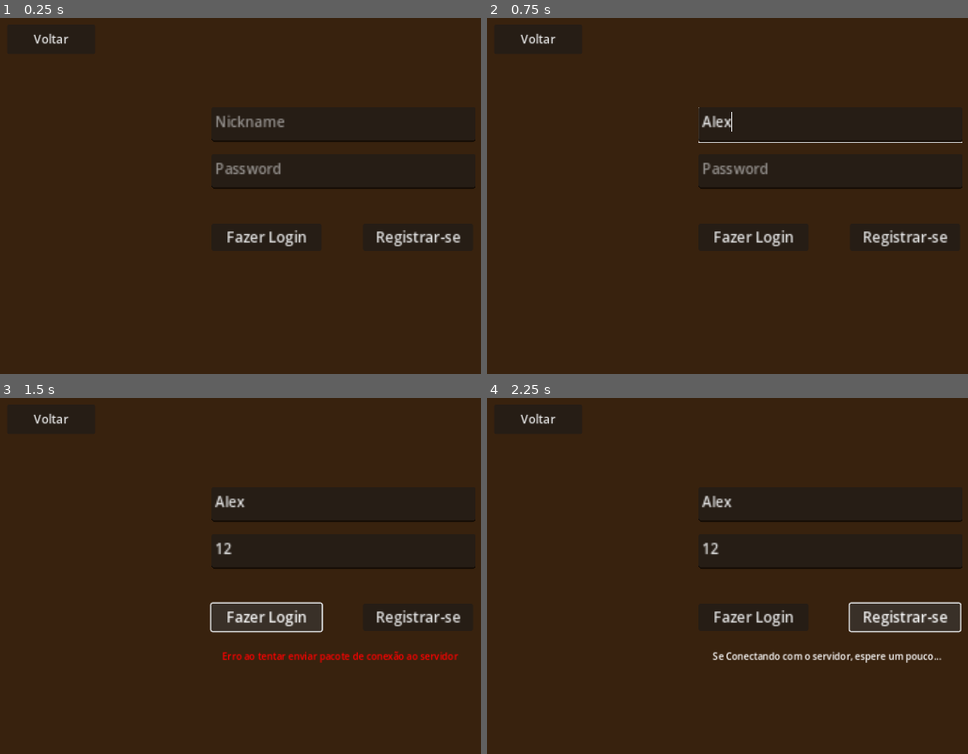
Above: before the commit, frames 1-4 (two rows, left to right).
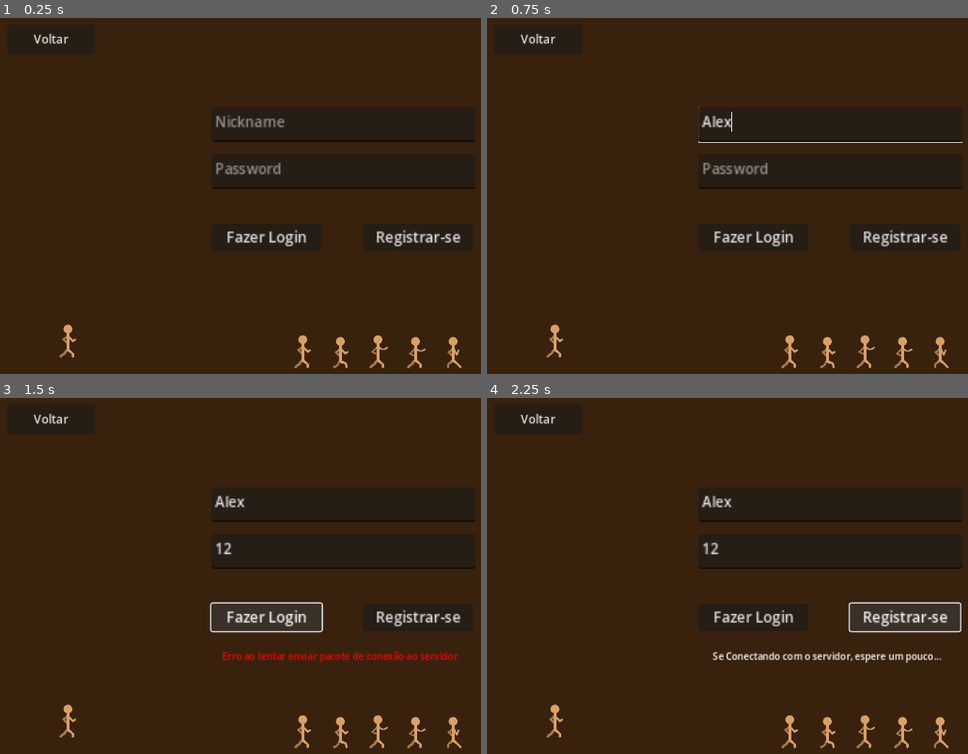
Above: after the commit, the same moments.

Repository: Juandbpimentel/redes-de-computadores
Game: Godot game, scene res://scenes/LoginScreen.tscn
Two runs of this game, one before a commit and one after it. Both use one fixed random seed, a clock stepped at 60 frames per second and the inputs below.
Inputs (mouse positions are in pixels of both pictures, inside the frame that each line leads up to):
- Up to frame 1 (0.25 s): no input
- Up to frame 2 (0.75 s): click (828, 124) at 0.52 s; type "Alex" at 0.6 s
- Up to frame 3 (1.5 s): click (341, 551) at 0.75 s; type "12" at 0.83 s; click "Fazer Login" at 1.25 s
- Up to frame 4 (2.25 s): click "Registrar-se" at 2 s

The runs differ from the first frame. In frame 1, 0.7% of the frame differs, in the area x 12-97%, y 86-99%; in frame 2, 0.7%; in frame 3, 0.7%; in frame 4, 0.7%.

Commit message:
finalizando tela de login

Diff:
--- a/praticas/projeto-final/game/classes/NetworkUtils.gd
+++ b/praticas/projeto-final/game/classes/NetworkUtils.gd
@@ -167,6 +167,7 @@
 
 static func alocAllSockets():
 	alocRecieverSocket()
+	UPNPJava.addPortMapping(EnvironmentVariables.portaDoSocketDeRecebimentoDePacotesUDPPadrao, EnvironmentVariables.portaDoSocketDeRecebimentoDePacotesUDPPadrao, "udp")
 	alocCommunicationSocket()
 	alocBroadcastSocket()
 	Globals.isNetworkConfigured = true
@@ -178,28 +179,5 @@
 	Globals.serverCommunicationSocket.disconnect_from_host()
 	Globals.serverBroadcastSocket.disconnect_from_host()
 	Globals.serverBroadcastSocket.disconnect_from_host()
+	UPNPJava.deletePortMapping(EnvironmentVariables.portaDoSocketDeRecebimentoDePacotesUDPPadrao,EnvironmentVariables.portaDoSocketDeRecebimentoDePacotesUDPPadrao, "udp")
 	Globals.isNetworkConfigured = false
-
-
-static func fazerUpnp(porta:int) -> Error:
-	var upnp = UPNP.new()
-	var discover_result = upnp.discover(2000)
-
-
-	if discover_result != UPNP.UPNP_RESULT_SUCCESS:
-		push_error(str(discover_result))
-		print("houve um erro ao tentar descobrir o upnp")
-		return discover_result
-
-	for i in range(upnp.get_device_count()):
-		print("Device ",i,": ", upnp.get_device(i).description_url)
-
-	var upnpGateway:UPNPDevice = upnp.get_gateway()
-
-	var err = upnpGateway.add_port_mapping(porta, porta, ProjectSettings.get_setting("application/config/name"), "UDP", 0)
-
-	if err != OK:
-		push_error(str(err))
-		print("houve um erro ao tentar fazer o upnp")
-		return err
-	return OK
--- /dev/null
+++ b/praticas/projeto-final/game/classes/UPNPjava.gd
@@ -0,0 +1,60 @@
+class_name UPNPJava extends Node
+
+# add port mapping
+# java -jar portmapper-2.2.3.jar -add -externalPort 10001 -internalPort 10001  -protocol udp -lib org.chris.portmapper.router.weupnp.WeUPnPRouterFactory
+# remove port mapping
+# java -jar portmapper-2.2.3.jar -delete -externalPort 10001 -protocol udp -lib org.chris.portmapper.router.weupnp.WeUPnPRouterFactory
+
+static func addPortMapping(externalPort:int, internalPort:int, protocol:String) -> Error:
+    if OS.get_name() == "Linux":
+        var change_dir_arguments = "cd {jarPackagePath}"
+        var jarPackagePath = ProjectSettings.globalize_path("res://utilities")
+        var execute_arguments = "java -jar portmapper-2.2.3.jar -add -externalPort {externalPort} -internalPort {internalPort} -protocol {protocol} -lib org.chris.portmapper.router.weupnp.WeUPnPRouterFactory -description \"Godot Game port\""
+        var executeString = str(change_dir_arguments," && ",execute_arguments).format({"jarPackagePath": jarPackagePath, "externalPort":externalPort, "internalPort":internalPort, "protocol":protocol})
+        print(executeString)
+        var result = OS.execute("bash",["-c",executeString], [],true,false)
+        if result == -1:
+            print("Error: ", result)
+            return FAILED
+        return OK
+    elif OS.get_name() == "Windows":
+        var change_dir_arguments = "cd {jarPackagePath}"
+        var jarPackagePath = ProjectSettings.globalize_path("res://utilities")
+        var execute_arguments = "java -jar portmapper-2.2.3.jar -add -externalPort {externalPort} -internalPort {internalPort} -protocol {protocol} -lib org.chris.portmapper.router.weupnp.WeUPnPRouterFactory -description \"Godot Game port\""
+        var executeString = str("/C ",change_dir_arguments.replace("/","\\")," && ",execute_arguments).format({"jarPackagePath": jarPackagePath, "externalPort":externalPort, "internalPort":internalPort, "protocol":protocol})
+        print(executeString)
+        var result = OS.execute("cmd.exe",[executeString], [],true,false)
+        if result == -1:
+            print("Error: ", result)
+            return FAILED
+        return OK
+    else:
+        print("OS not supported")
+        return FAILED
+
+static func deletePortMapping(externalPort:int, internalPort:int, protocol:String) -> Error:
+    if OS.get_name() == "Linux":
+        var change_dir_arguments = "cd {jarPackagePath}"
+        var jarPackagePath = ProjectSettings.globalize_path("res://utilities")
+        var execute_arguments = "java -jar portmapper-2.2.3.jar -delete -externalPort {externalPort} -internalPort {internalPort} -protocol {protocol} -lib org.chris.portmapper.router.weupnp.WeUPnPRouterFactory"
+        var executeString = str(change_dir_arguments," && ",execute_arguments).format({"jarPackagePath": jarPackagePath, "externalPort":externalPort, "internalPort":internalPort, "protocol":protocol})
+        print(executeString)
+        var result = OS.execute("bash",["-c",executeString], [],true,false)
+        if result == -1:
+            print("Error: ", result)
+            return FAILED
+        return OK
+    elif OS.get_name() == "Windows":
+        var change_dir_arguments = "cd {jarPackagePath}"
+        var jarPackagePath = ProjectSettings.globalize_path("res://utilities")
+        var execute_arguments = "java -jar portmapper-2.2.3.jar -delete -externalPort {externalPort} -internalPort {internalPort} -protocol {protocol} -lib org.chris.portmapper.router.weupnp.WeUPnPRouterFactory"
+        var executeString = str("/C ",change_dir_arguments.replace("/","\\")," && ",execute_arguments).format({"jarPackagePath": jarPackagePath, "externalPort":externalPort, "internalPort":internalPort, "protocol":protocol})
+        print(executeString)
+        var result = OS.execute("cmd.exe",[executeString], [],true,false)
+        if result == -1:
+            print("Error: ", result)
+            return FAILED
+        return OK
+    else:
+        print("OS not supported")
+        return FAILED
--- a/praticas/projeto-final/game/scenes/LoginScreen.tscn
+++ b/praticas/projeto-final/game/scenes/LoginScreen.tscn
@@ -1,6 +1,8 @@
-[gd_scene load_steps=2 format=3 uid="uid://c3a1bu0oh0n7h"]
+[gd_scene load_steps=4 format=3 uid="uid://c3a1bu0oh0n7h"]
 
 [ext_resource type="Script" path="res://scripts/LoginScreen.gd" id="1_wh5ky"]
+[ext_resource type="Texture2D" uid="uid://bsxfpt4vi2bq2" path="res://images/P1_Sprite_sheet1.png" id="2_k3se3"]
+[ext_resource type="Texture2D" uid="uid://dfnqodplxsdby" path="res://images/P1_Sprite_sheet1-sheet.png" id="3_a4vst"]
 
 [node name="LoginScene" type="Node2D"]
 script = ExtResource("1_wh5ky")
@@ -13,11 +15,13 @@
 
 [node name="ColorRect" type="ColorRect" parent="MenuControl"]
 z_index = -1
+layout_mode = 0
 offset_right = 1284.0
 offset_bottom = 731.0
 color = Color(0.219926, 0.132438, 0.0540183, 1)
 
 [node name="Nickname" type="TextEdit" parent="MenuControl"]
+layout_mode = 0
 offset_left = 389.0
 offset_top = 177.0
 offset_right = 689.0
@@ -26,6 +30,7 @@
 placeholder_text = "Nickname"
 
 [node name="Password" type="TextEdit" parent="MenuControl"]
+layout_mode = 0
 offset_left = 389.0
 offset_top = 257.0
 offset_right = 689.0
@@ -34,6 +39,7 @@
 placeholder_text = "Password"
 
 [node name="LoginButton" type="Button" parent="MenuControl"]
+layout_mode = 0
 offset_left = 389.0
 offset_top = 376.0
 offset_right = 539.0
@@ -43,6 +49,7 @@
 text = "Fazer Login"
 
 [node name="RegisterButton" type="Button" parent="MenuControl"]
+layout_mode = 0
 offset_left = 647.0
 offset_top = 376.0
 offset_right = 797.0
@@ -52,6 +59,7 @@
 text = "Registrar-se"
 
 [node name="ReturnButton" type="Button" parent="MenuControl"]
+layout_mode = 0
 offset_left = 41.0
 offset_top = 37.0
 offset_right = 191.0
@@ -60,6 +68,7 @@
 text = "Voltar"
 
 [node name="Info_Label" type="Label" parent="MenuControl"]
+layout_mode = 0
 offset_left = 389.0
 offset_top = 454.0
 offset_right = 827.0
@@ -69,5 +78,14 @@
 vertical_alignment = 1
 autowrap_mode = 3
 
+[node name="P1SpriteSheet1" type="Sprite2D" parent="."]
+position = Vector2(144, 576)
+texture = ExtResource("2_k3se3")
+
+[node name="P1SpriteSheet1-sheet" type="Sprite2D" parent="."]
+position = Vector2(672, 594)
+texture = ExtResource("3_a4vst")
+
+[connection signal="tree_exiting" from="." to="." method="_on_tree_exiting"]
 [connection signal="button_down" from="MenuControl/LoginButton" to="." method="_on_login_button_button_down"]
 [connection signal="button_down" from="MenuControl/RegisterButton" to="." method="_on_register_button_button_down"]
--- a/praticas/projeto-final/game/scripts/Globals.gd
+++ b/praticas/projeto-final/game/scripts/Globals.gd
@@ -22,6 +22,7 @@
 # Threads
 var configGlobalThreads:Array[Thread] = []
 var genericThreads:Array[Thread] = []
+var abortThreads = false
 
 # Mensagens recebidas do servidor
 var serverMessagesRecieved:Array[Dictionary] = []
--- a/praticas/projeto-final/game/scripts/LoginScreen.gd
+++ b/praticas/projeto-final/game/scripts/LoginScreen.gd
@@ -252,14 +252,13 @@
 	waitingServerResponse = false
 
 
-
-func on_tree_exiting():
-	for thread in localThreads:
-		thread.free()
-		print("thread assassinada")
-	for thread in Globals.configGlobalThreads:
-		thread.free()
-		print("thread assassinada")
+func _on_tree_exiting() -> void:
+	for thread:Thread in localThreads:
+		thread.wait_to_finish()
+		print("thread terminada")
+	for thread:Thread in Globals.configGlobalThreads:
+		thread.wait_to_finish()
+		print("thread terminada")
 	NetworkUtils.closeAllSockets()
 	print("saindo da cena")
 	get_tree().quit()
--- a/praticas/projeto-final/game/scripts/environmentVariables.gd
+++ b/praticas/projeto-final/game/scripts/environmentVariables.gd
@@ -1,8 +1,8 @@
 extends Node
 
-var enderecoDoServidorPadrao = "34.151.213.243"
-var portaDoSocketDeRecebimentoDePacotesUDPPadrao = 10001
-var portaDoSocketDeEnvioDePacotesUDPPadrao = 10002
+var enderecoDoServidorPadrao = "127.0.0.1"#"34.151.213.243"
+var portaDoSocketDeRecebimentoDePacotesUDPPadrao = 10002
+var portaDoSocketDeEnvioDePacotesUDPPadrao = 10003
 var portaDoServidorPadrao = 10001
 
 var key = "DEC3B7C29464FF50832B16B50313A21F"
Not shown, changed: praticas/projeto-final/game/export_presets.cfg
Not shown, added: praticas/projeto-final/game/README.md
Not shown, added: praticas/projeto-final/game/bin/utilities/portmapper-2.2.3.jar
Not shown, added: praticas/projeto-final/game/utilities/portmapper-2.2.3.jar
Not shown, changed: praticas/projeto-final/server/ServerGameEsgrima/.gitignore
Not shown, changed: praticas/projeto-final/server/ServerGameEsgrima/src/main/java/br/ufc/quixada/projetoServerEsgrima/ServerGameEsgrima/controllers/ControllerPrincipalServer.java
Not shown, changed: praticas/projeto-final/server/ServerGameEsgrima/src/main/java/br/ufc/quixada/projetoServerEsgrima/ServerGameEsgrima/dtos/operations/BaseOperation.java
Not shown, changed: praticas/projeto-final/server/ServerGameEsgrima/src/main/resources/application.properties
Not shown, added: praticas/projeto-final/server/ServerGameEsgrima/src/main/resources/example.application.properties
